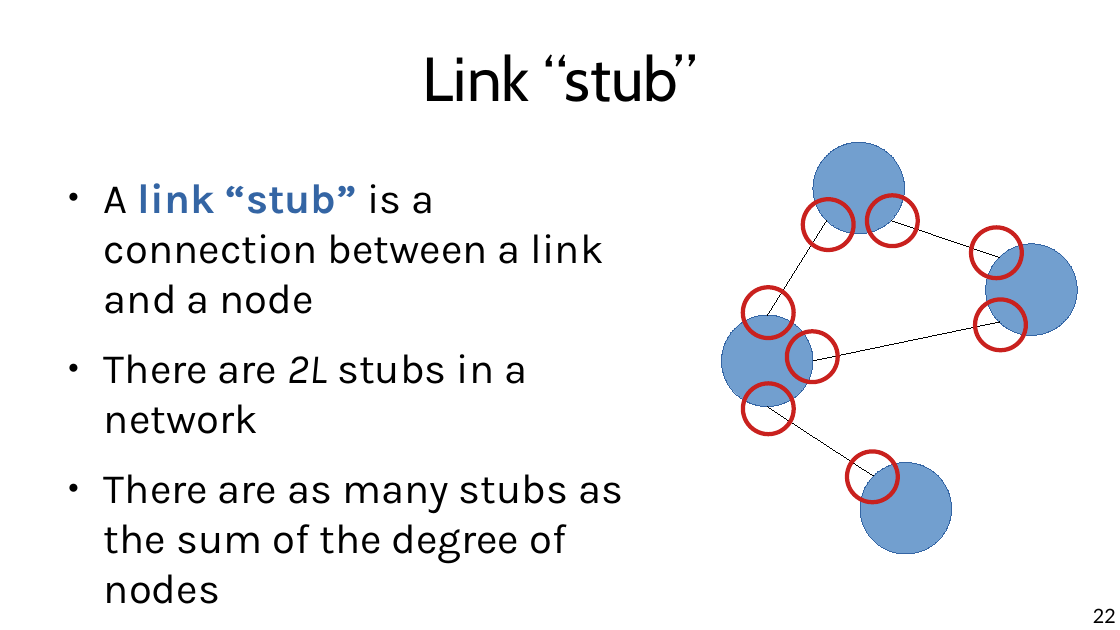
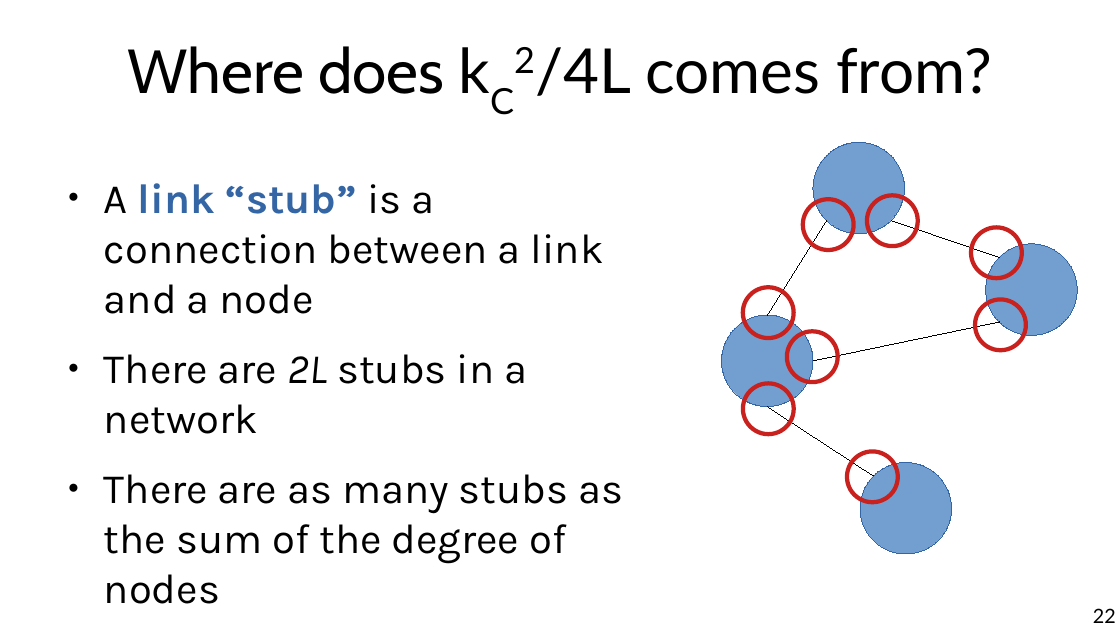
Before and after one commit to chatox/networks-science-course, a slide deck: slide 22 of theory/odp/tt21-finding_communities.odp. Drawn at 1120x630 pixels with LibreOffice and Linux fonts; fonts in the diff are those of the drawing. Boxes give left, top, right and bottom in pixels: in the first picture for what was removed or moved away, otherwise in the second. Text is boxed around its words. In the diff, an @@ line names an element or a change of style, - is before the commit and + after.

```diff
--- a/theory/odp/tt21-finding_communities.odp
+++ b/theory/odp/tt21-finding_communities.odp
@@ title at [128, 46, 992, 96]: text changed; font Cabin to Lato @@
-Link “stub”
+Where does kC2/4L comes from?
```
Also in this commit, not shown: 3 other slides changed, 2 other files.
